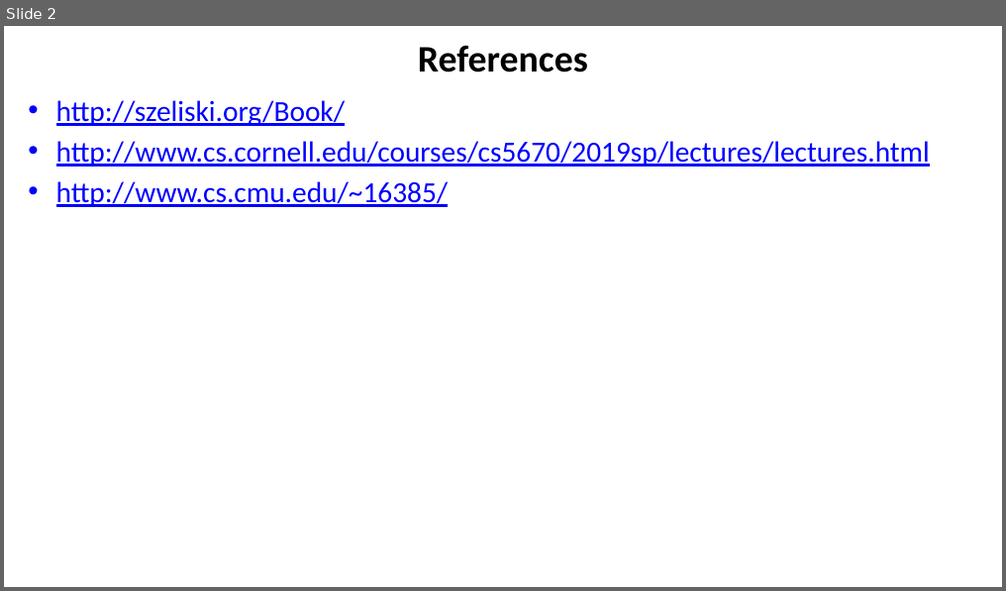
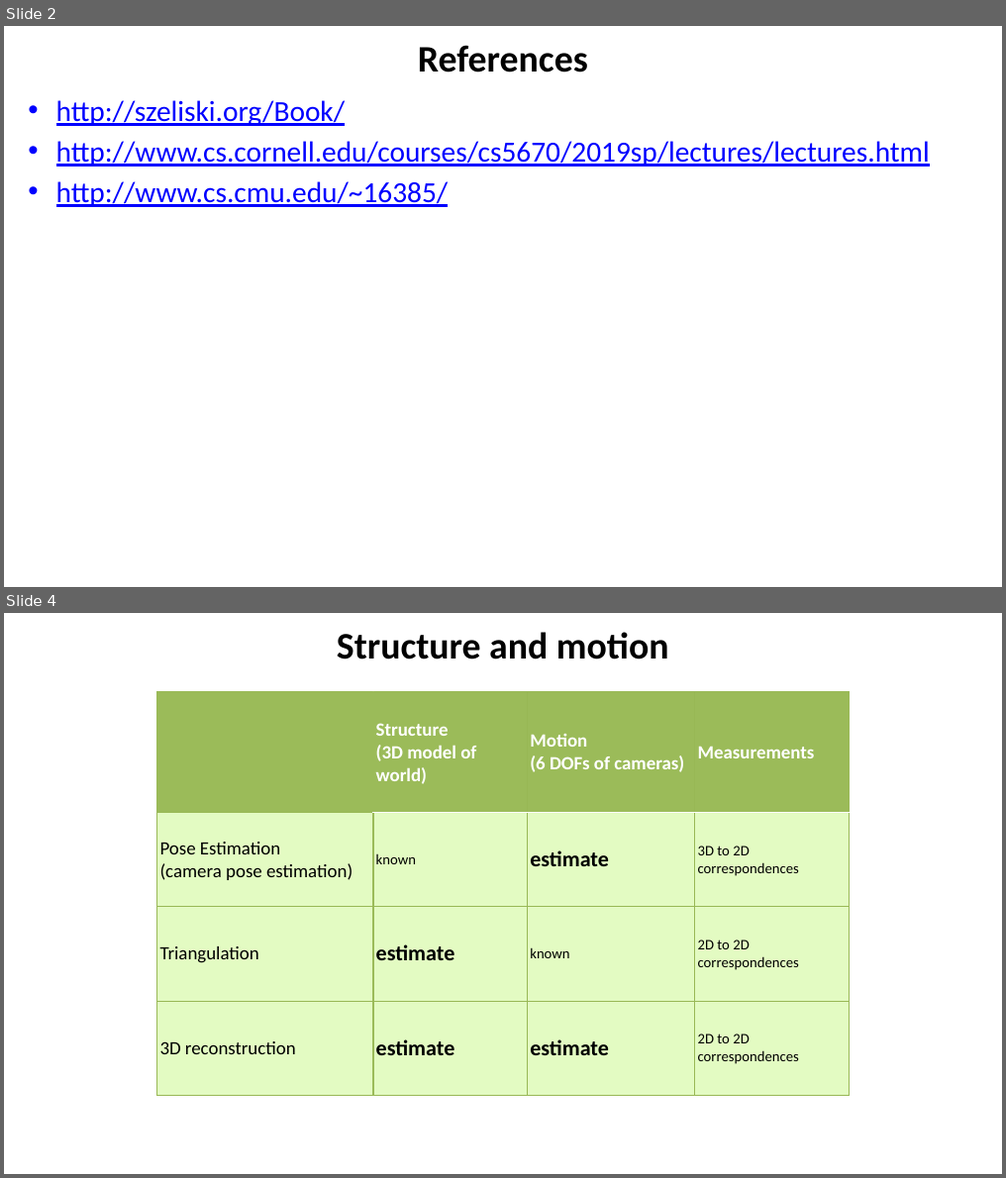
Before and after one commit to YoniChechik/AI_is_Math, a slide deck: c_09_stereo/stereo.pptx. Shown one above the other, each under a label of ours: slide 2 before the commit, slides 2 and 4 after it; the slides between them are not shown. The pictures are 1006x591 and 1006x1178 pixels, drawn with LibreOffice and Linux fonts; fonts in the diff are those of the drawing. Boxes give left, top, right and bottom in pixels: in the first picture for what was removed or moved away, otherwise in the second. Text is boxed around its words. In the diff, an @@ line names an element or a change of style, - is before the commit and + after.

```diff
--- a/c_09_stereo/stereo.pptx
+++ b/c_09_stereo/stereo.pptx
@@ slide 4 added at bbox=[4, 613, 1002, 1174], background #FFFFFF @@
@@ title added at bbox=[337, 632, 669, 660], 36 pt, text #000000, bold @@
+Structure and motion
@@ table added at bbox=[157, 691, 849, 1095], 4 rows, 4 columns @@
+ | Structure / (3D model of world) | Motion / (6 DOFs of cameras) | Measurements
+Pose Estimation / (camera pose estimation) | known | estimate | 3D to 2D correspondences
+Triangulation | estimate | known | 2D to 2D correspondences
+3D reconstruction | estimate | estimate | 2D to 2D correspondences
```
Also in this commit, not shown: 52 other slides added, 10 slides removed, 6 other files.
